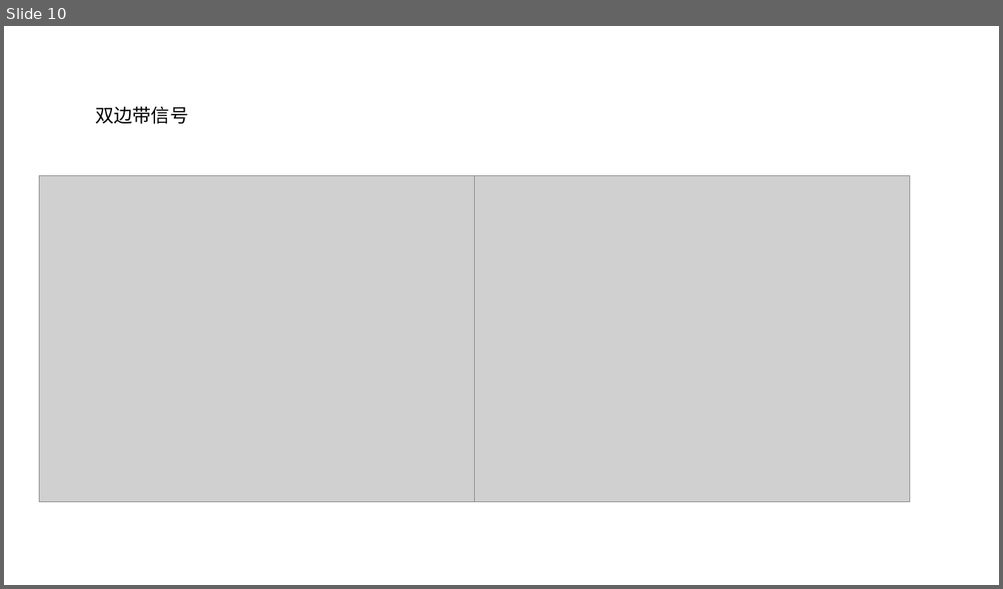
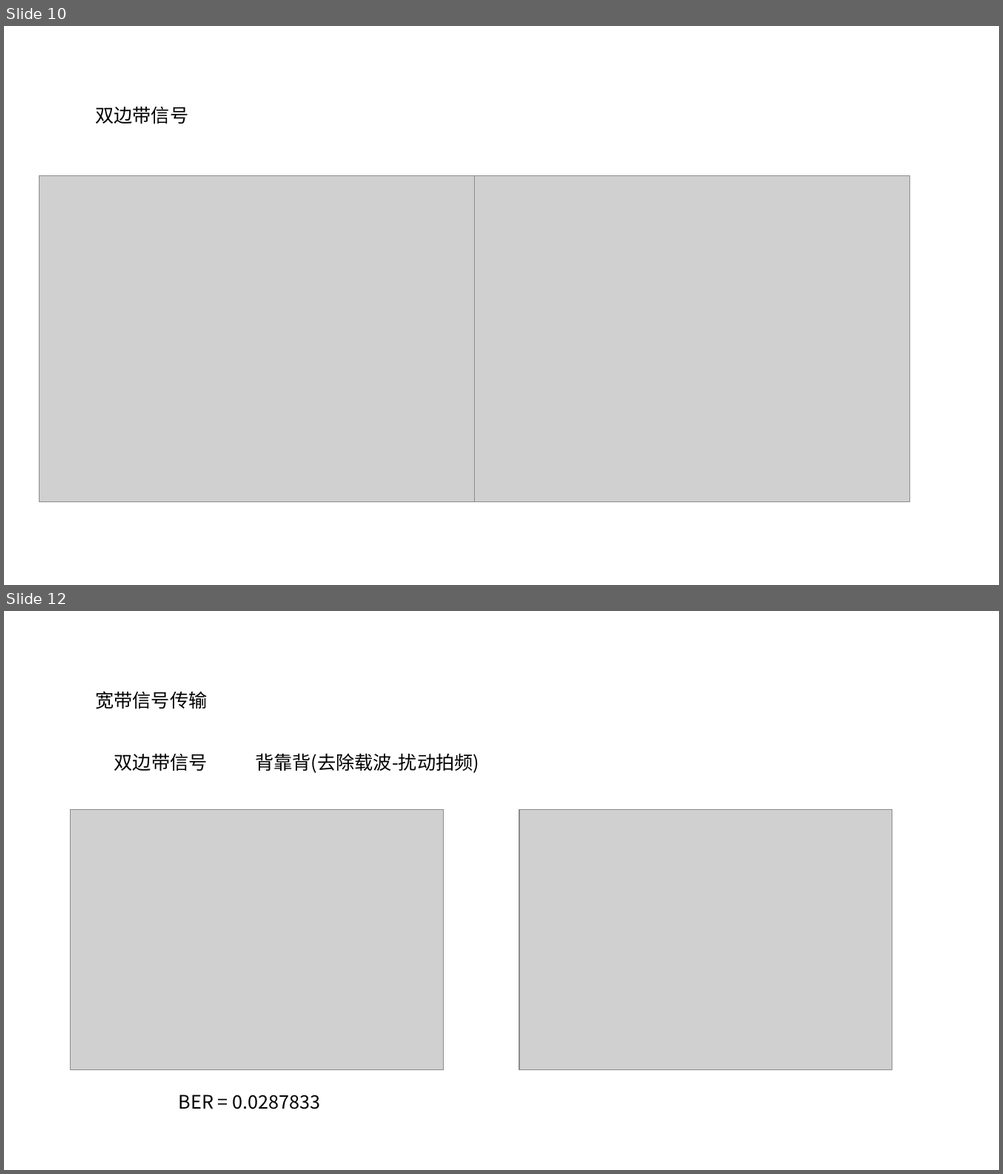
Before and after one commit to dadaguai007/KK, a slide deck: Note/图片存储.pptx. Shown one above the other, each under a label of ours: slide 10 before the commit, slides 10 and 12 after it; the slides between them are not shown. The pictures are 1003x589 and 1003x1174 pixels, drawn with LibreOffice and Linux fonts; fonts in the diff are those of the drawing; grey boxes stand for pictures. Boxes give left, top, right and bottom in pixels: in the first picture for what was removed or moved away, otherwise in the second. Text is boxed around its words. In the diff, an @@ line names an element or a change of style, - is before the commit and + after.

```diff
--- a/Note/图片存储.pptx
+++ b/Note/图片存储.pptx
@@ slide 12 added at <box>4,611,999,1170</box>, background #FFFFFF @@
@@ text added at <box>95,691,207,709</box>, 18 pt, text #000000 @@
+宽带信号传输
@@ text added at <box>114,754,208,771</box>, 18 pt, text #000000 @@
+双边带信号
@@ text added at <box>255,753,479,773</box>, 18 pt, text #000000 @@
+背靠背(去除载波-扰动拍频)
@@ picture added at <box>71,809,444,1071</box> @@
@@ picture added at <box>520,809,893,1071</box> @@
@@ text added at <box>179,1095,321,1110</box>, 18 pt, text #000000 @@
+BER = 0.0287833
```
Also in this commit, not shown: 3 slides changed, 6 other slides added, 5 other files.
